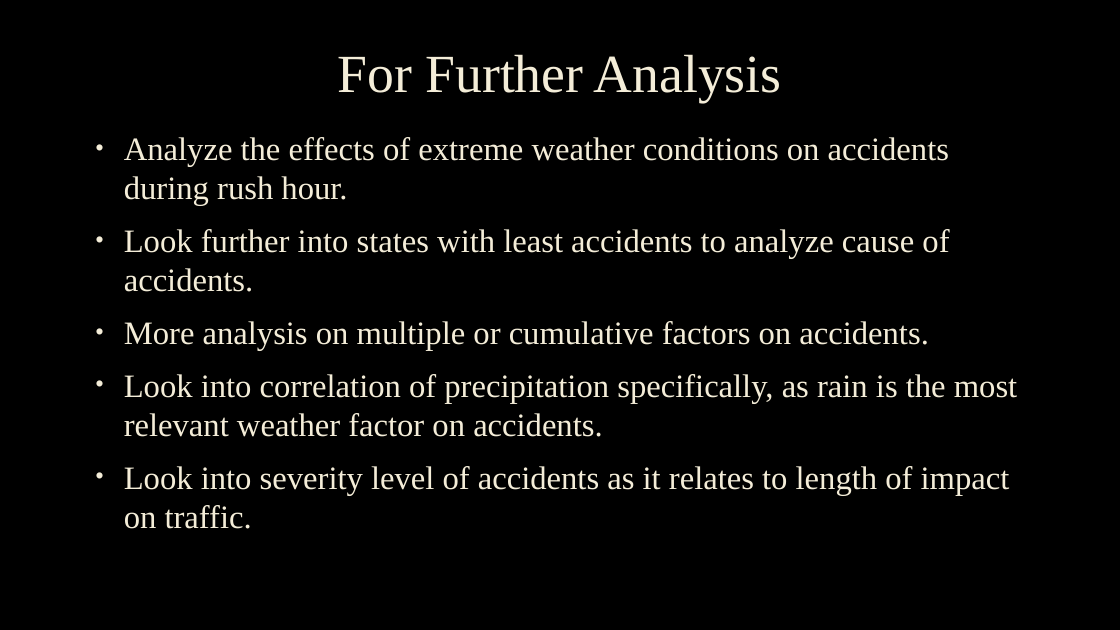
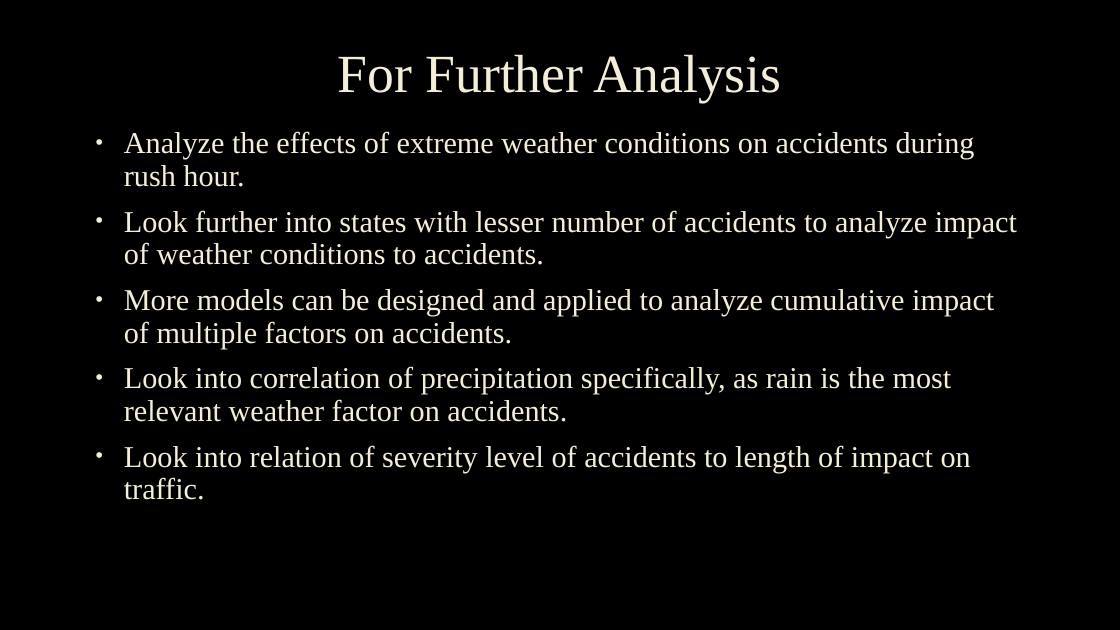
Before and after one commit to lilijo6/Project-Group-3, a slide deck: slide 16 of US Accidents Analysis_Group.pptx (slide 15 before the commit). Drawn at 1120x630 pixels with LibreOffice and Linux fonts; fonts in the diff are those of the drawing; background and template pictures are left out. Boxes give left, top, right and bottom in pixels: in the first picture for what was removed or moved away, otherwise in the second. Text is boxed around its words. In the diff, an @@ line names an element or a change of style, - is before the commit and + after.

Commit message:
Added correlation of density aand accidents and precipitation and wind chill on accidents

```diff
--- a/US Accidents Analysis_Group.pptx
+++ b/US Accidents Analysis_Group.pptx
@@ text at <box>124,131,975,422</box>: size 28 to 25.9 pt in "Analyze the effects of extreme weather conditions ...", "Look into correlation of precipitation specifically, as ..."; line spacing 1 to 0.9 @@
@@ text at <box>124,210,1017,348</box>: text changed; size 28 to 25.9 pt @@
-• Look further into states with least accidents to analyze cause of accidents.
-• More analysis on multiple or cumulative factors on accidents.
+• Look further into states with lesser number of accidents to analyze impact of weather conditions to accidents.
+• More models can be designed and applied to analyze cumulative impact of multiple factors on accidents.
@@ text at <box>124,445,971,500</box>: text changed; size 28 to 25.9 pt @@
-• Look into severity level of accidents as it relates to length of impact on traffic.
+• Look into relation of severity level of accidents to length of impact on traffic.
```
Also in this commit, not shown: 2 other slides changed, 1 slide added, 7 other files.
